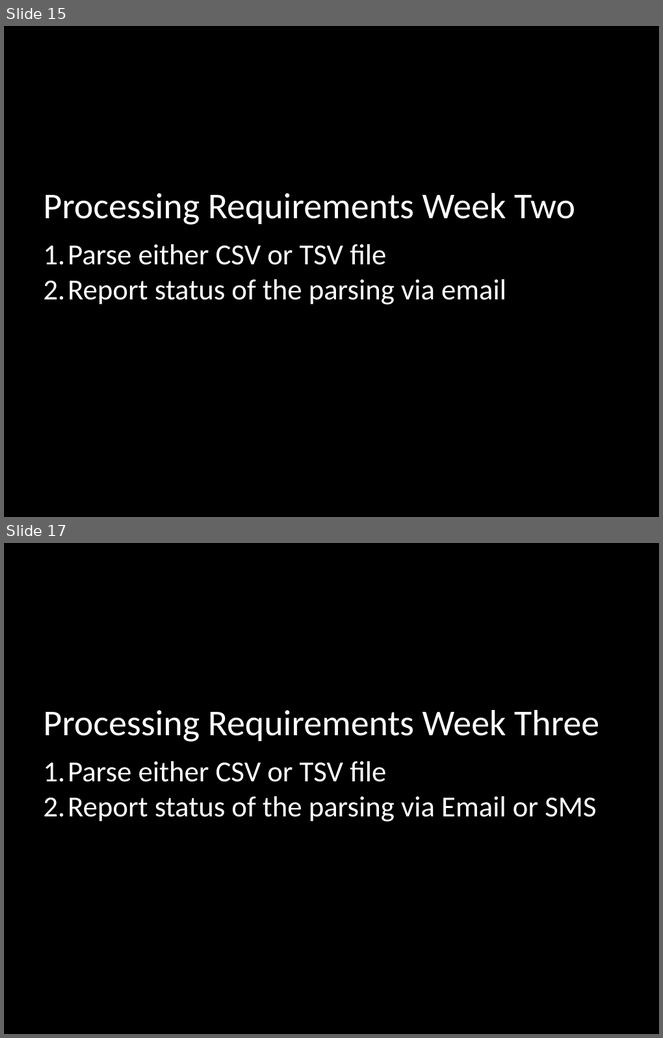
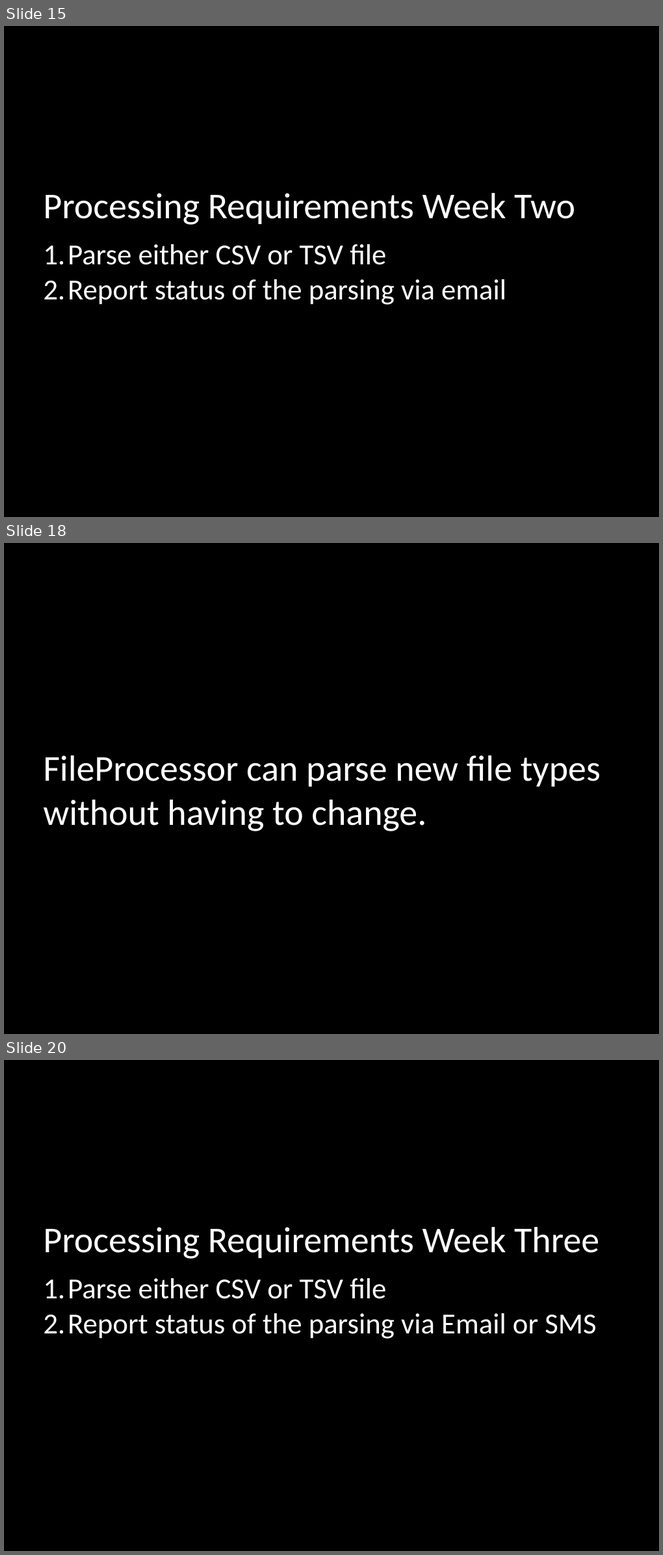
Before and after one commit to mikegehard/Better-Ruby-Through-Design-Principles, a slide deck: BetterRubyThroughDesignPatterns.pptx. Shown one above the other, each under a label of ours: slides 15 and 17 before the commit, slides 15, 18 and 20 after it; the slides between them are not shown. The pictures are 663x1038 and 663x1555 pixels, drawn with LibreOffice and Linux fonts; fonts in the diff are those of the drawing. Boxes give left, top, right and bottom in pixels: in the first picture for what was removed or moved away, otherwise in the second. Text is boxed around its words. In the diff, an @@ line names an element or a change of style, - is before the commit and + after.

```diff
--- a/BetterRubyThroughDesignPatterns.pptx
+++ b/BetterRubyThroughDesignPatterns.pptx
@@ slide 18 added at [4,543,659,1034], background #000000 @@
@@ text added at [43,756,601,832], 40 pt, text #FFFFFF @@
+FileProcessor can parse new file types without having to change.
@@ what was slide 17 is now slide 20 @@
```
Also in this commit, not shown: 2 slides changed, 7 other slides added.
